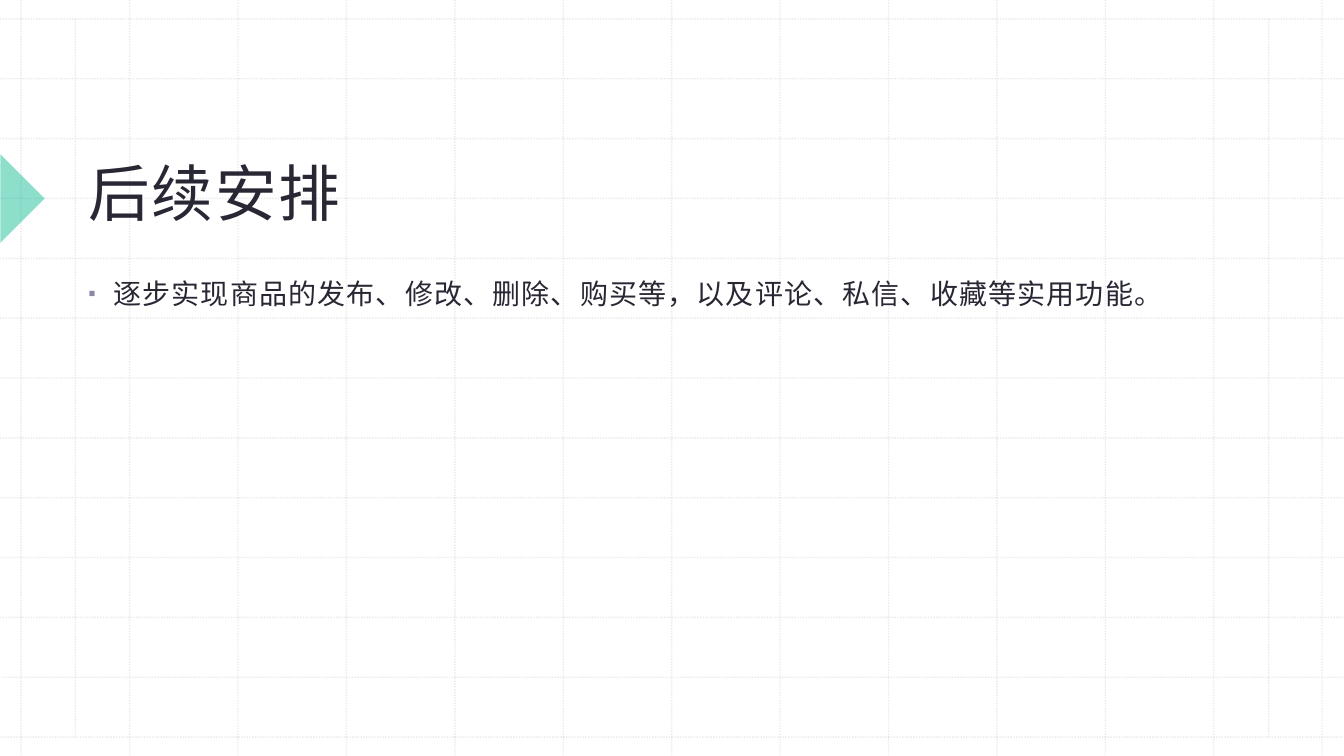
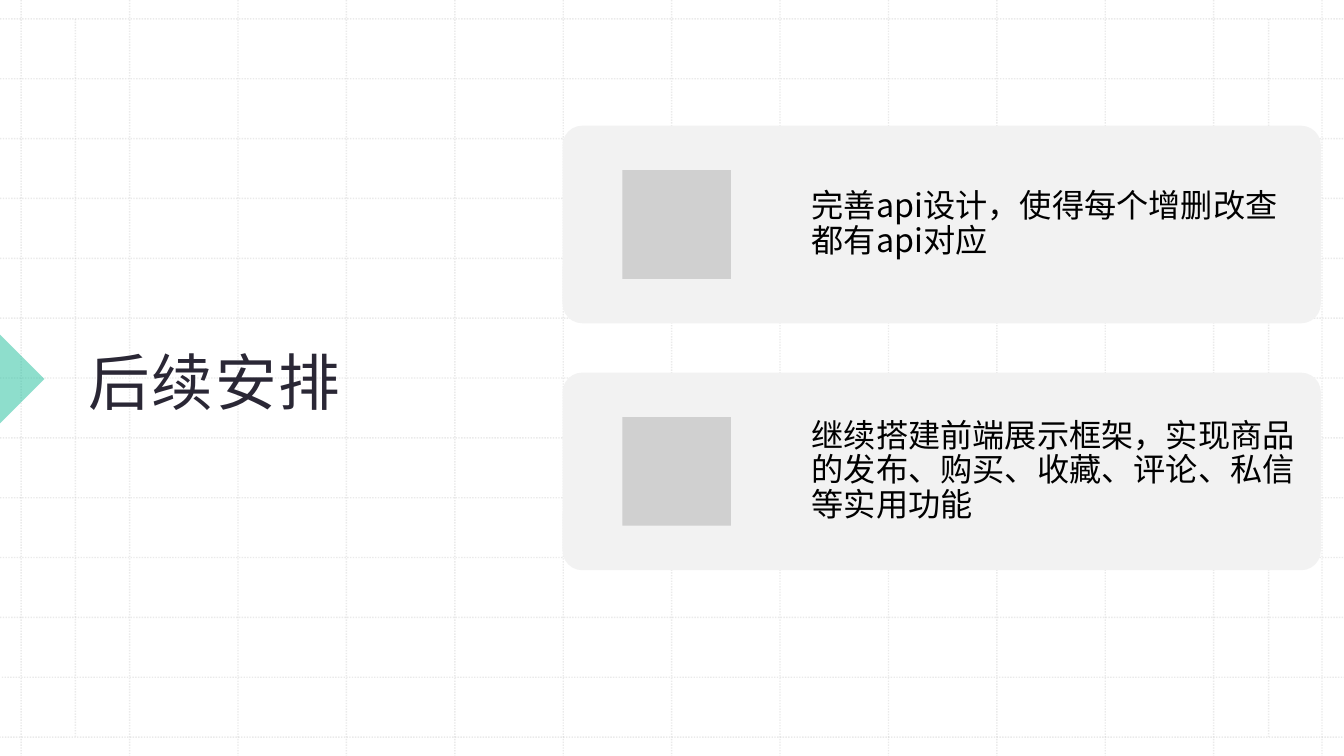
Before and after one commit to XiaCang/BuaaDB, a slide deck: slide 6 of doc/第一次进度检查.pptx. Drawn at 1344x756 pixels with LibreOffice and Linux fonts; fonts in the diff are those of the drawing; grey boxes stand for pictures. Boxes give left, top, right and bottom in pixels: in the first picture for what was removed or moved away, otherwise in the second. Text is boxed around its words. In the diff, an @@ line names an element or a change of style, - is before the commit and + after.

```diff
--- a/doc/第一次进度检查.pptx
+++ b/doc/第一次进度检查.pptx
@@ rectangle added at bbox=[0, 0, 1344, 756], fill #FFFFFF @@
@@ line removed from (1269, 19) to (1269, 737) @@
@@ group added at bbox=[0, 0, 1344, 756]: 17 lines @@
@@ title "后续安排" at bbox=[88, 353, 340, 410]: vertical alignment bottom to middle @@
@@ text removed at bbox=[113, 280, 1162, 307] @@
-▪ 逐步实现商品的发布、修改、删除、购买等，以及评论、私信、收藏等实用功能。
@@ right triangle added at bbox=[0, 335, 44, 423], fill #1EBE9B at 50% opacity @@
@@ group added at bbox=[563, 126, 1321, 571]: 2 rounded rectangles, 2 pictures, 2 texts @@
+完善api设计，使得每个增删改查都有api对应
+继续搭建前端展示框架，实现商品的发布、购买、收藏、评论、私信等实用功能
```
Also in this commit, not shown: 5 other slides changed, 14 other files.
